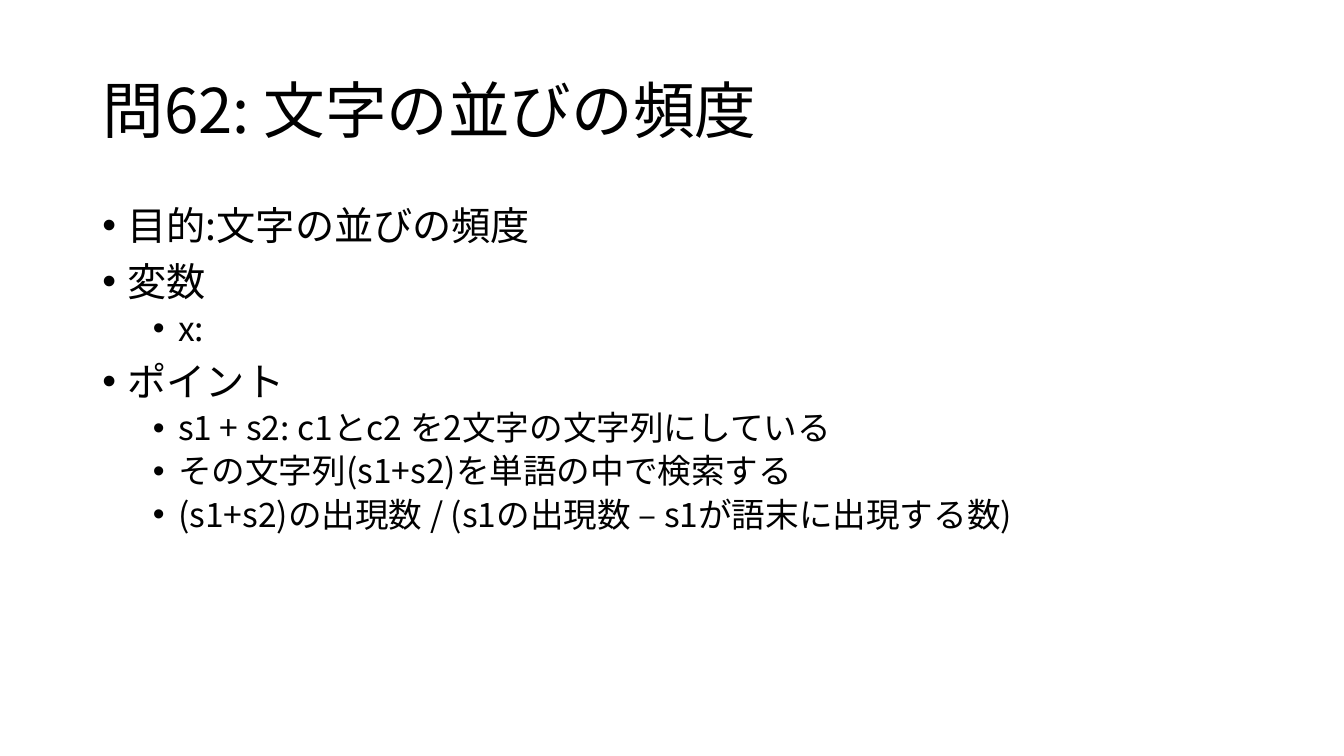
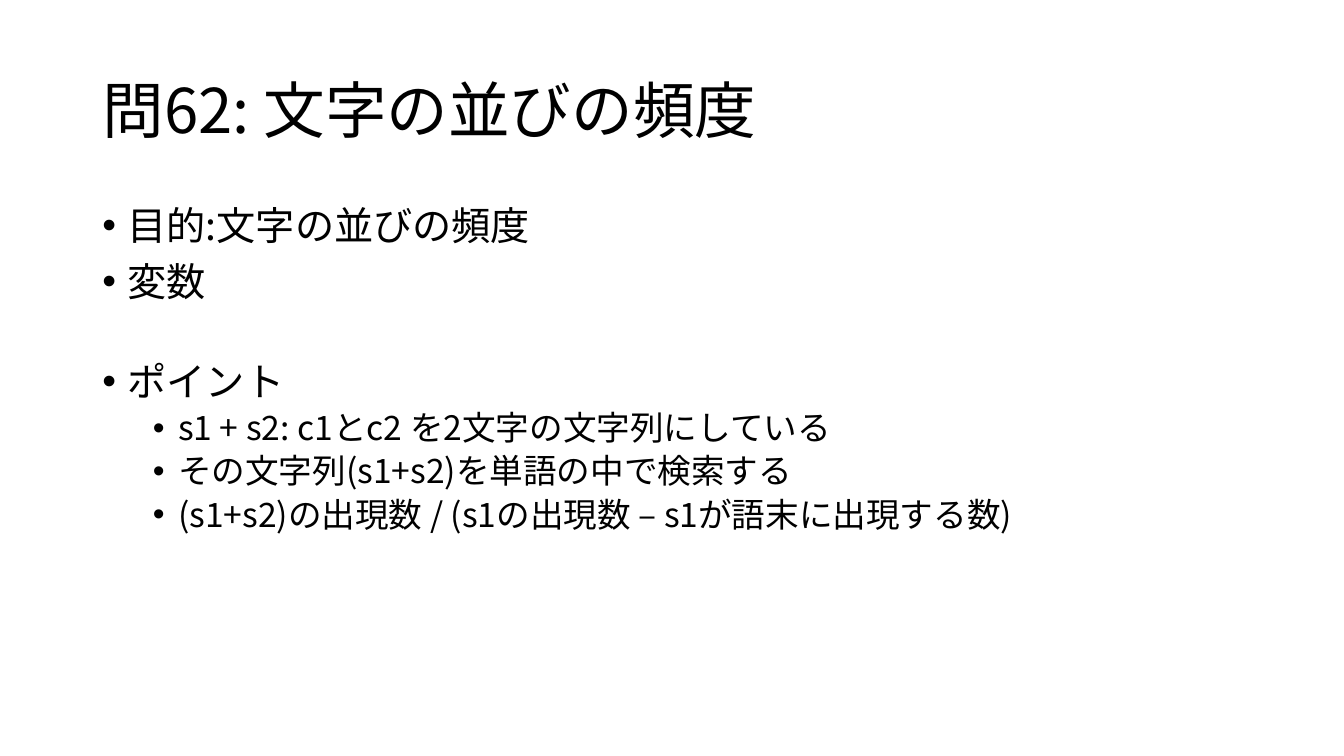
Before and after one commit to osamu377/FromZero, a slide deck: slide 4 of 問題集/問61-65.pptx. Drawn at 1344x756 pixels with LibreOffice and Linux fonts; fonts in the diff are those of the drawing. Boxes give left, top, right and bottom in pixels: in the first picture for what was removed or moved away, otherwise in the second. Text is boxed around its words. In the diff, an @@ line names an element or a change of style, - is before the commit and + after.

```diff
--- a/問題集/問61-65.pptx
+++ b/問題集/問61-65.pptx
@@ text at box(178, 322, 204, 342): paragraph removed @@
-  • x:
```
Also in this commit, not shown: 1 other slide changed, 4 slides added, 1 other file.
